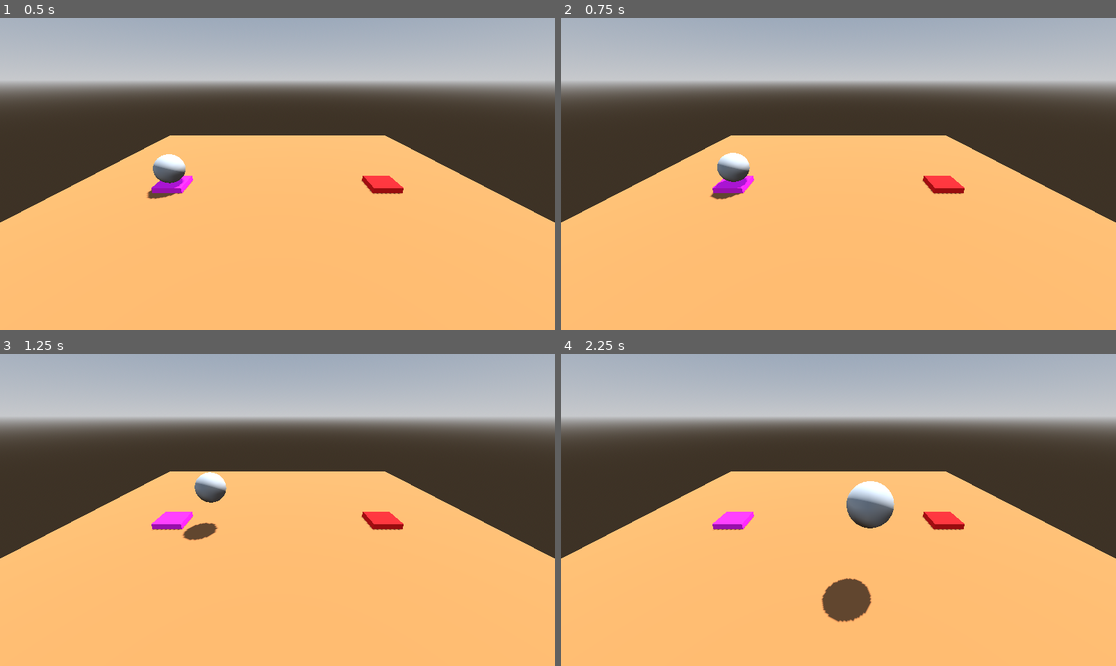
Above: before the commit, frames 1-4 (two rows, left to right).
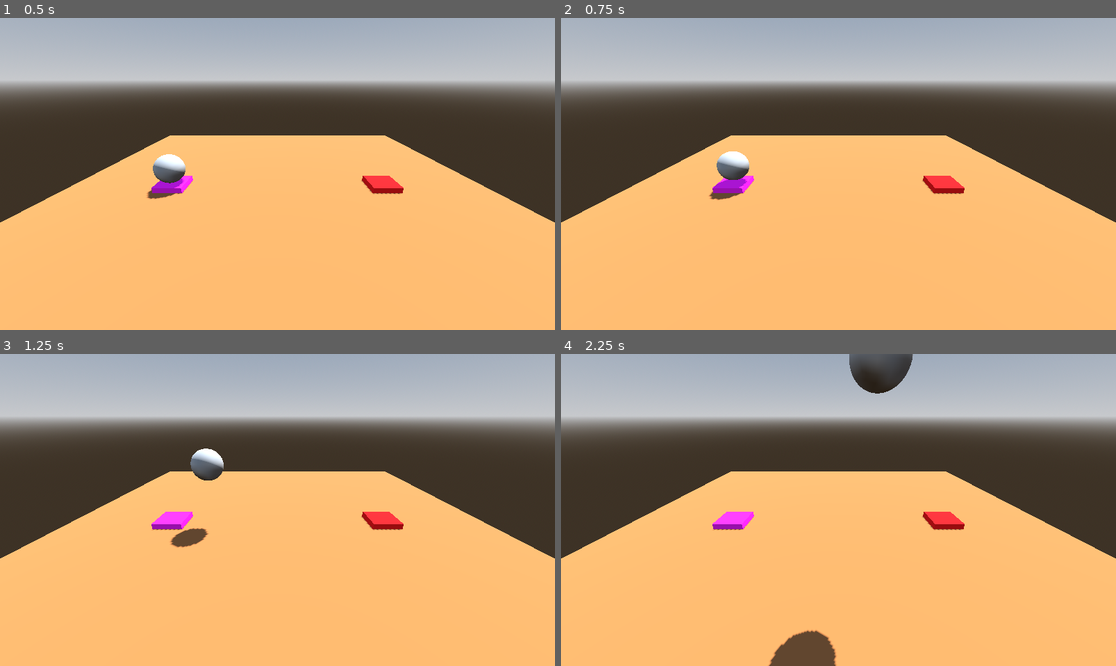
Above: after the commit, the same moments.

Repository: tautminas/sphere-in-a-maze
Game: Godot game, scene res://Level/level.tscn
Two runs of this game, one before a commit and one after it. Both use one fixed random seed, a clock stepped at 60 frames per second and the inputs below.
Inputs:
- Up to frame 1 (0.5 s): no input
- Up to frame 2 (0.75 s): tap Enter at 0.5 s; hold Right (right) from 0.53 s (still down); hold Space (jump) from 0.53 s (still down)
- Up to frame 3 (1.25 s): keep holding Right (right); keep holding Space (jump)
- Up to frame 4 (2.25 s): release Right (right) at 1.28 s; release Space (jump) at 1.28 s; hold Down (down) 1.28-2.03 s; tap Space (jump) at 1.35, 1.52, 1.82 s; hold Right (right) from 2.03 s (still down); hold Space (jump) from 2.03 s (still down)

Frame 1 is identical in both runs. In frame 2, 0.2% of the frame differs, in the area x 26-35%, y 42-59%; in frame 3, 1.1%; in frame 4, 4.2%, in the area x 37-64%, y 0-100%.

Commit message:
Add export annotation

Diff:
--- a/player.gd
+++ b/player.gd
@@ -1,21 +1,28 @@
 extends RigidBody3D
+
+## How much force to apply when moving on the floor.
+@export_range(750.0, 3000.0) var force_magnitude : float = 1000.0
+
+## How much force to apply when jumping.
+@export var thrust: float = 1500.0
+
 
 # Called every frame. 'delta' is the elapsed time since the previous frame.
 func _process(delta: float) -> void:
 	if Input.is_action_pressed("jump"):
-		apply_central_force(Vector3.UP * delta * 1000.0)
+		apply_central_force(Vector3.UP * delta * thrust)
 
 	if Input.is_action_pressed("left"):
-		apply_central_force(Vector3.LEFT * delta * 1000.0)
+		apply_central_force(Vector3.LEFT * delta * force_magnitude)
 
 	if Input.is_action_pressed("right"):
-		apply_central_force(Vector3.RIGHT * delta * 1000.0)
+		apply_central_force(Vector3.RIGHT * delta * force_magnitude)
 
 	if Input.is_action_pressed("up"):
-		apply_central_force(Vector3.FORWARD * delta * 1000.0)
+		apply_central_force(Vector3.FORWARD * delta * force_magnitude)
 
 	if Input.is_action_pressed("down"):
-		apply_central_force(Vector3.BACK * delta * 1000.0)
+		apply_central_force(Vector3.BACK * delta * force_magnitude)
 
 
 func _on_body_entered(body: Node) -> void:
